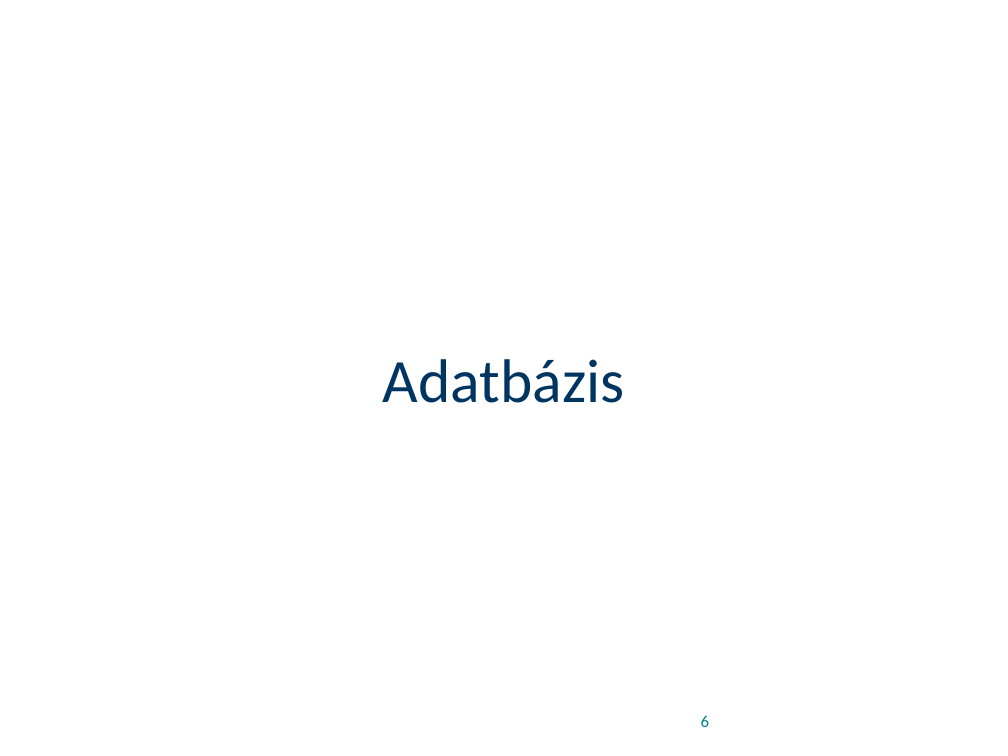
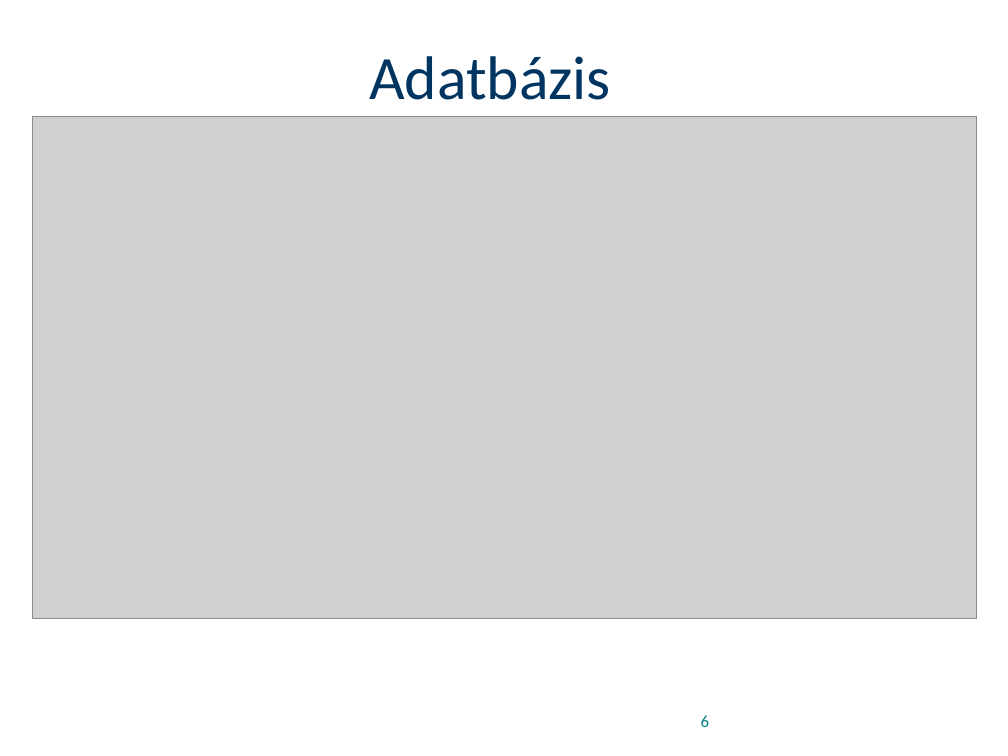
Before and after one commit to Mikihiko01/vedes_ppt, a slide deck: slide 6 of Tellér Ádám Védési ppt sablon minta.pptx. Drawn at 1008x756 pixels with LibreOffice and Linux fonts; fonts in the diff are those of the drawing; grey boxes stand for pictures; background and template pictures are left out. Boxes give left, top, right and bottom in pixels: in the first picture for what was removed or moved away, otherwise in the second. Text is boxed around its words. In the diff, an @@ line names an element or a change of style, - is before the commit and + after.

```diff
--- a/Tellér Ádám Védési ppt sablon minta.pptx
+++ b/Tellér Ádám Védési ppt sablon minta.pptx
@@ title "Adatbázis": place and size @@
-title "Adatbázis" at [383, 359, 625, 403]
+title "Adatbázis" at [369, 56, 611, 100]
@@ picture added at [33, 117, 977, 619] @@
```
Also in this commit, not shown: 5 other slides changed, 1 slide added, 1 slide removed.
